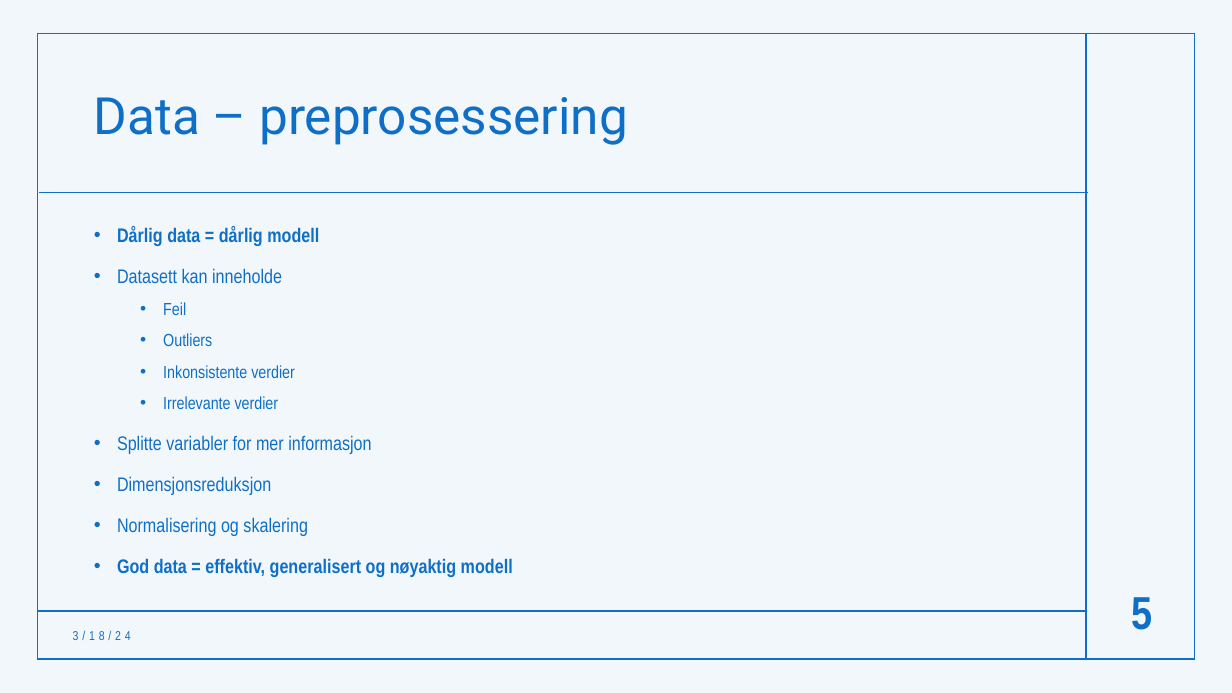
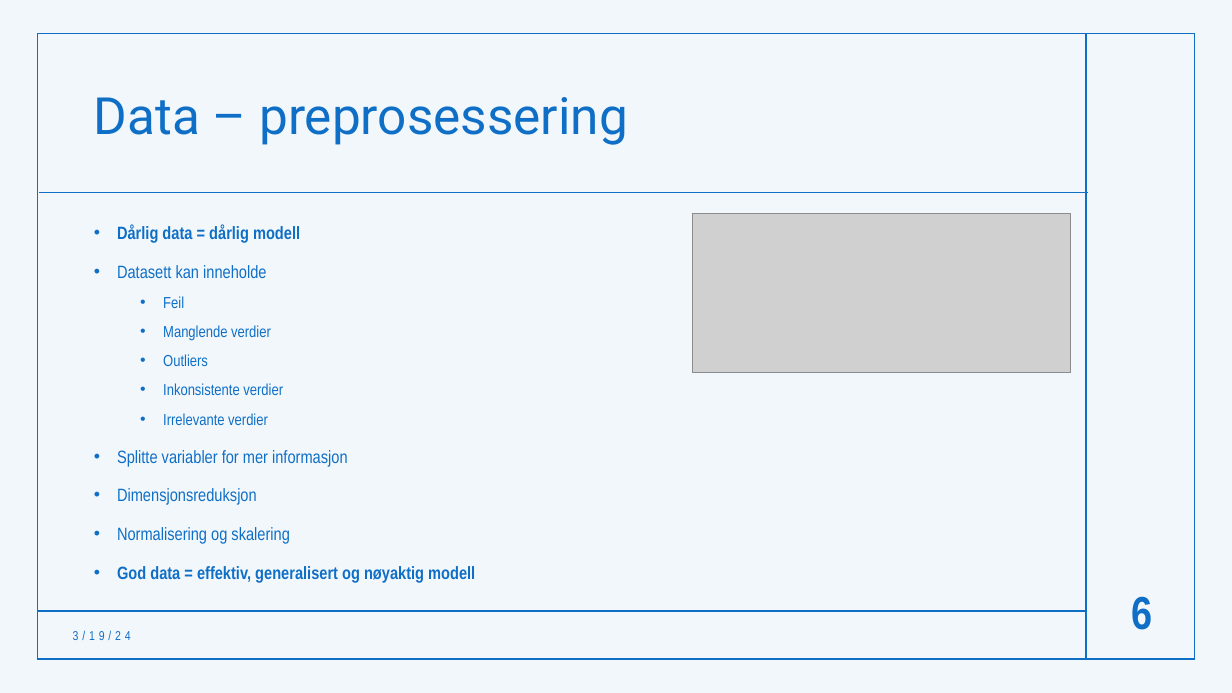
Before and after one commit to Eik-Lab/ML-workshop-2024, a slide deck: slide 6 of Presentasjon_ML.pptx (slide 5 before the commit). Drawn at 1232x693 pixels with LibreOffice and Linux fonts; fonts in the diff are those of the drawing; grey boxes stand for pictures. Boxes give left, top, right and bottom in pixels: in the first picture for what was removed or moved away, otherwise in the second. Text is boxed around its words. In the diff, an @@ line names an element or a change of style, - is before the commit and + after.

```diff
--- a/Presentasjon_ML.pptx
+++ b/Presentasjon_ML.pptx
@@ text at (117, 225, 475, 583): size 15.3 to 13.9 pt in "Dårlig data = dårlig modell", "Datasett kan inneholde", "Splitte variabler for mer informasjon", "Dimensjonsreduksjon" and 2 more places; size 13.6 to 12.4 pt in "Feil", "Outliers", "Inkonsistente verdier", "Irrelevante verdier" @@
@@ picture added at (692, 213, 1070, 373) @@
@@ text at (163, 325, 271, 341): paragraph added @@
+  • Manglende verdier
@@ page number at (1131, 596, 1152, 630): text changed @@
-5
+6
```
Also in this commit, not shown: 13 other slides changed, 1 slide added, 3 other files.
